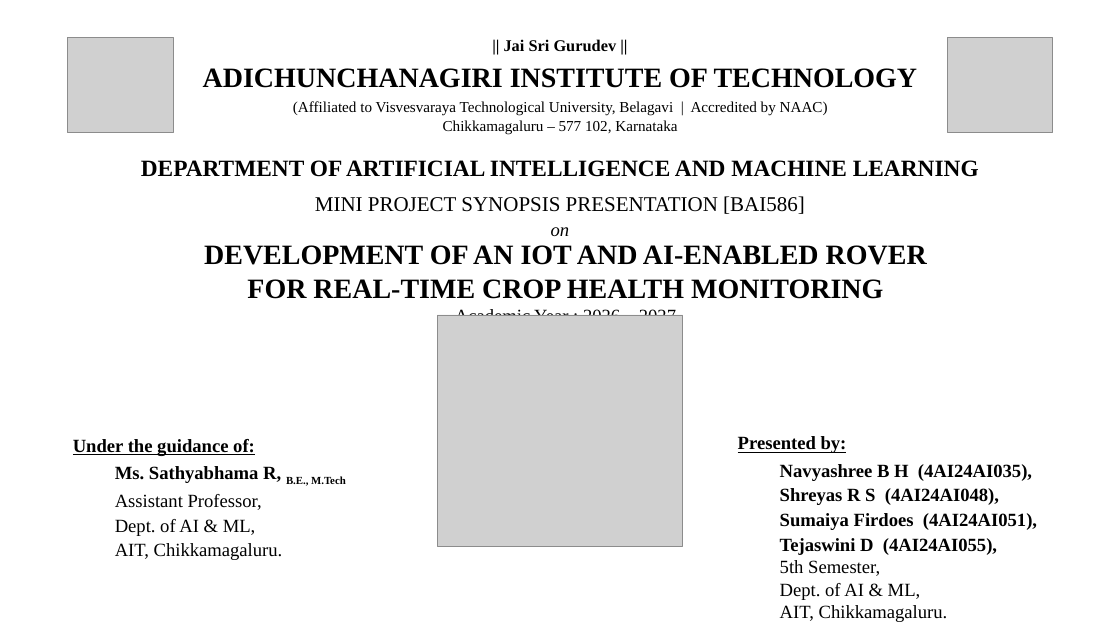
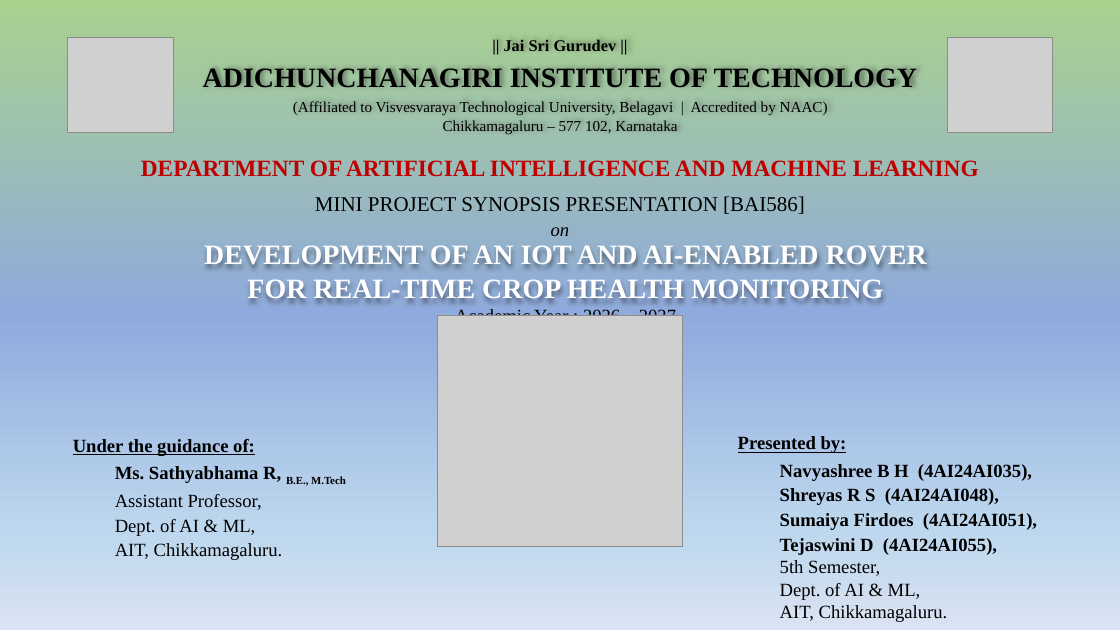
Before and after one commit to shreymusician/mini-project, a slide deck: slide 1 of presentation/Final PPT.pptx. Drawn at 1120x630 pixels with LibreOffice and Linux fonts; fonts in the diff are those of the drawing; grey boxes stand for pictures. Boxes give left, top, right and bottom in pixels: in the first picture for what was removed or moved away, otherwise in the second. Text is boxed around its words. In the diff, an @@ line names an element or a change of style, - is before the commit and + after.

Commit message:
Gradient Added

```diff
--- a/presentation/Final PPT.pptx
+++ b/presentation/Final PPT.pptx
@@ background #FFFFFF to gradient #A9D18E to #8FAADC to #BDD7EE to #DAE3F3 @@
@@ text at (141, 160, 979, 176): text colour #000000 to #C00000 in "DEPARTMENT OF ARTIFICIAL INTELLIGENCE AND MACHINE LEARNING" @@
@@ text at (204, 245, 927, 302): text colour #000000 to #FFFFFF in "DEVELOPMENT OF AN IOT AND AI-ENABLED ROVER", "FOR REAL-TIME CROP HEALTH MONITORING" @@
```
